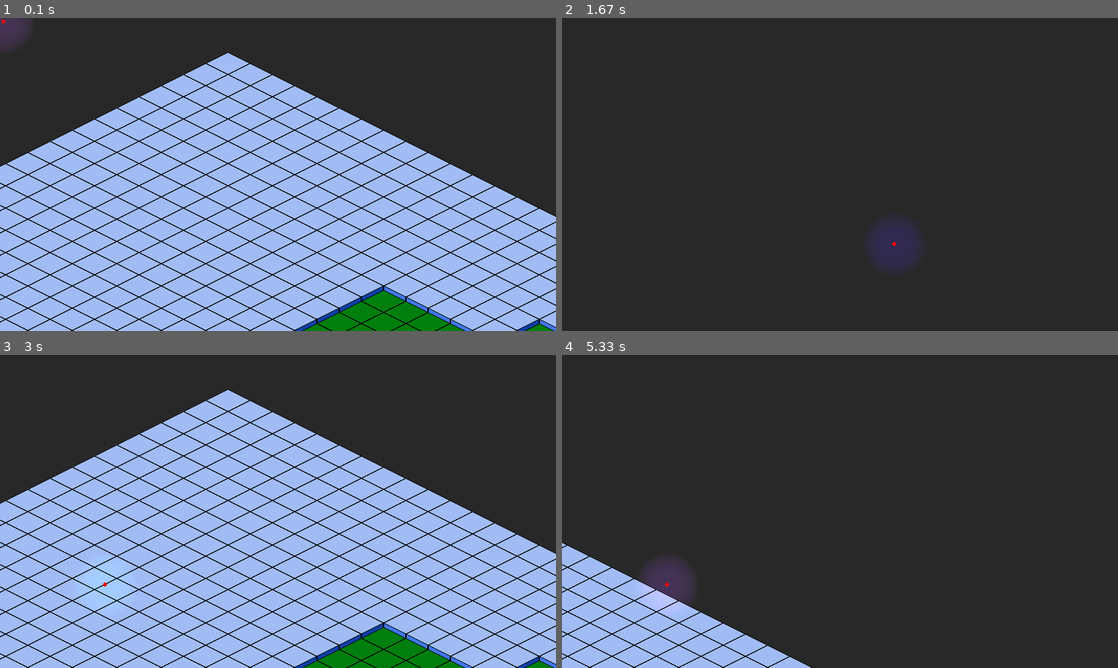
Above: before the commit, frames 1-4 (two rows, left to right).
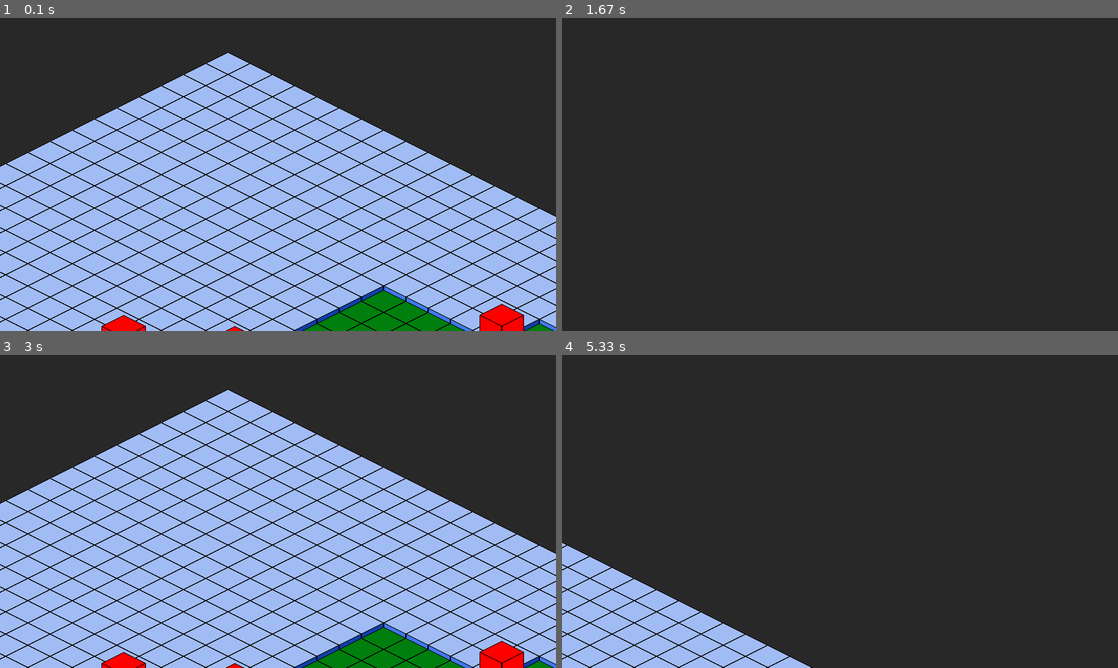
Above: after the commit, the same moments.

Repository: Sarvesh-Mk/pyweek_35
Game: pygame game, started from main.py
Two runs of this game, one before a commit and one after it. Both use one fixed random seed, a clock stepped at 60 frames per second and the inputs below.
Inputs (mouse positions are in pixels of both pictures, inside the frame that each line leads up to):
- Up to frame 1 (0.1 s): no input
- Up to frame 2 (1.67 s): hold D 0.33-0.8 s; move the mouse to (817, 187) at 0.37 s; hold W 0.83-1.13 s; move the mouse to (840, 193) at 0.87 s; hold D 1.17-1.63 s; move the mouse to (895, 243) at 1.2 s
- Up to frame 3 (3 s): hold A 1.67-2.2 s; move the mouse to (105, 583) at 1.7 s; hold S 2.23-2.53 s; hold A 2.57-2.97 s
- Up to frame 4 (5.33 s): hold W 3-3.37 s; hold D 3.4-4.03 s; hold S 4.07-4.43 s; hold A 4.47-4.93 s; hold D from 4.97 s (still down)

The runs differ from the first frame. In frame 1, 1.2% of the frame differs, in the area x 0-95%, y 0-100%; in frame 2, 1.1%; in frame 3, 0.9%; in frame 4, 0.9%.

Commit message:
added tiled rendering

Diff:
--- a/enemy.py
+++ b/enemy.py
@@ -3,12 +3,11 @@
 
 class Enemy(pygame.sprite.Sprite):
     #initialise all the attributes of the enemy
-    def __init__(self,game,x,y,HP=5,size=TILESIZE,speed=ENEMY_SPEED):
+    def __init__(self,game,x,y,image,HP=5,size=TILESIZE,speed=ENEMY_SPEED):
         pygame.sprite.Sprite.__init__(self, game.all_sprites)
         self.game = game
 
-        self.image = pygame.Surface((TILESIZE, TILESIZE))
-        self.image.fill(RED)
+        self.image = image
         self.rect = self.image.get_rect()
 
         self.x, self.y = x, y
@@ -20,5 +19,12 @@
     def update(self):
         self.rect.x, self.rect.y = self.x * TILESIZE, self.y * TILESIZE
 
-    # def draw(self):
-    #     pygame.draw.rect(self.game.screen,enemy.colour,pygame.Rect(self.x,self.y,self.size,self.size))
+    def render_isometric(self):
+        render_rect = self.game.camera.apply(self)
+        self.iso_x = ((render_rect.y//TILESIZE) * TILEWIDTH_HALF - (render_rect.x//TILESIZE) * TILEHEIGHT_HALF)
+        self.iso_y = ((render_rect.y//TILESIZE) * TILEWIDTH_HALF + (render_rect.x//TILESIZE) * TILEHEIGHT_HALF)/2
+
+        render_rect.x = int(self.game.screen.get_rect().centerx/2 + self.iso_x)-TILESIZE+10
+        render_rect.y = int(self.game.screen.get_rect().centery + self.iso_y)-TILESIZE+10
+
+        self.game.screen.blit(self.image, render_rect)
--- a/isometric_renderer.py
+++ /dev/null
@@ -1,12 +0,0 @@
-import pygame
-from settings import *
-
-def render_isometric(screen,sprites,camera):
-    for sprite in sprites:
-        render_rect = camera.apply(sprite)
-        iso_x = ((render_rect.y//TILESIZE) * TILEWIDTH_HALF - (render_rect.x//TILESIZE) * TILEHEIGHT_HALF)
-        iso_y = ((render_rect.y//TILESIZE) * TILEWIDTH_HALF + (render_rect.x//TILESIZE) * TILEHEIGHT_HALF)/2
-
-        render_rect.x = int(screen.get_rect().centerx/2 + iso_x)
-        render_rect.y = int(screen.get_rect().centery + iso_y)
-        screen.blit(sprite.image, render_rect)
--- a/main.py
+++ b/main.py
@@ -7,7 +7,6 @@
 from controls import Controls
 from enemy import *
 from spriteController import *
-from isometric_renderer import *
 from tilemap import *
 from lights.lights import Lights
 from towers.tower_manager import Tower_manager
@@ -36,7 +35,7 @@
                 if tile == '1': Tile(self, col, row, self.spriteController.load_sprite("Sprites_all/grass_2.png"),"grass")
                 elif tile == '0': Tile(self, col, row,self.spriteController.load_sprite("Sprites_all/wall.png"),"wall")
                 elif tile == 'E':
-                    Enemy(self, col, row)
+                    Enemy(self, col, row,self.spriteController.load_sprite("Sprites_all/enemy.png"))
                     Tile(self, col, row,self.spriteController.load_sprite("Sprites_all/grass_2.png"),"grass")
 
         self.lights = Lights(self.screen, self.offset, self.map)
@@ -74,14 +73,13 @@
 
     def draw(self):
         self.screen.fill(BACKGROUND_COLOR)
-        render_isometric(self.screen,self.tiles,self.camera)
 
-        # for sprite in self.all_sprites:
-        #     self.screen.blit(sprite.image, self.camera.apply(sprite))
+        for sprite in self.all_sprites:
+            sprite.render_isometric()
 
-        self.lights.draw(self.screen, self.offset)
+        # self.lights.draw(self.screen, self.offset)
 
-        self.tower_manager.draw(self.screen, self.offset)
+        # self.tower_manager.draw(self.screen, self.offset)
         pygame.display.flip()
 
 
--- a/tilemap.py
+++ b/tilemap.py
@@ -5,7 +5,7 @@
 class Tile(pygame.sprite.Sprite):
 
     def __init__(self,game,x,y,image,id,size=TILESIZE,scale=None):
-        pygame.sprite.Sprite.__init__(self, game.tiles)
+        pygame.sprite.Sprite.__init__(self, (game.tiles,game.all_sprites))
         self.game = game
 
         self.id = id
@@ -15,5 +15,18 @@
         self.x, self.y = x, y
         self.rect.x, self.rect.y = self.x * TILESIZE, self.y * TILESIZE
 
+        # self.iso_x = ((self.rect.y//TILESIZE) * TILEWIDTH_HALF - (self.rect.x//TILESIZE) * TILEHEIGHT_HALF)
+        # self.iso_y = ((self.rect.y//TILESIZE) * TILEWIDTH_HALF + (self.rect.x//TILESIZE) * TILEHEIGHT_HALF)/2
+
     def update(self):
-        ...
+        self.rect.x, self.rect.y = self.x * TILESIZE, self.y * TILESIZE
+
+    def render_isometric(self):
+        render_rect = self.game.camera.apply(self)
+        self.iso_x = ((render_rect.y//TILESIZE) * TILEWIDTH_HALF - (render_rect.x//TILESIZE) * TILEHEIGHT_HALF)
+        self.iso_y = ((render_rect.y//TILESIZE) * TILEWIDTH_HALF + (render_rect.x//TILESIZE) * TILEHEIGHT_HALF)/2
+
+        render_rect.x = int(self.game.screen.get_rect().centerx/2 + self.iso_x)
+        render_rect.y = int(self.game.screen.get_rect().centery + self.iso_y)
+
+        self.game.screen.blit(self.image, render_rect)
Binary file removed: Sprites_all/Isometric Tower defence pack/Preview.png
Binary file removed: Sprites_all/Isometric Tower defence pack/Sample(1).png
Binary file removed: Sprites_all/Isometric Tower defence pack/Sample(2).png
Binary file removed: Sprites_all/Isometric Tower defence pack/Sample(3).png
Binary file removed: Sprites_all/Isometric Tower defence pack/Sample.png
Not shown, removed: Sprites_all/Isometric Tower defence pack/Vector/Isometric Tower defence pack.svg
Binary file removed: Sprites_all/Sprites/Enviroument_tiles/Ground stones/ground stone(1).png
Binary file removed: Sprites_all/Sprites/Enviroument_tiles/Ground stones/ground stone(2).png
Binary file removed: Sprites_all/Sprites/Enviroument_tiles/Ground stones/ground stone(3).png
Binary file removed: Sprites_all/Sprites/Enviroument_tiles/Ground stones/ground stone(4).png
Binary file removed: Sprites_all/Sprites/Enviroument_tiles/Stones/stone(1).png
Binary file removed: Sprites_all/Sprites/Enviroument_tiles/Stones/stone(2).png
(and 439 more such lines)
